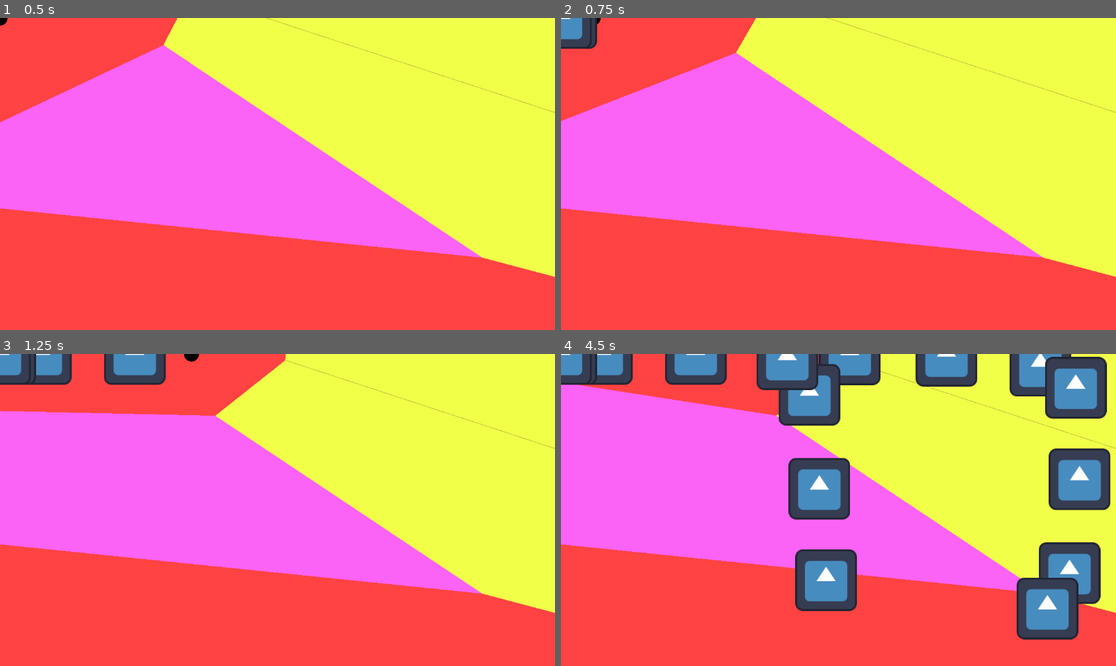
Above: before the commit, frames 1-4 (two rows, left to right).
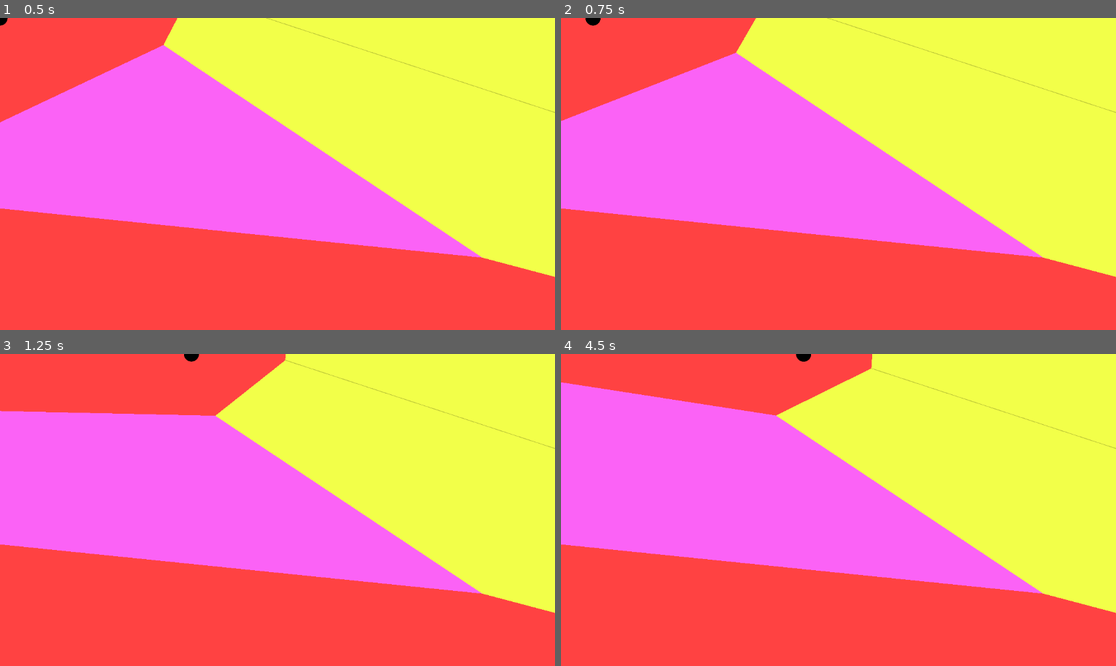
Above: after the commit, the same moments.

Repository: ProgrammingParadox/voronoi-game
Game: Godot game, scene res://node_2d.tscn
Same seed, same stepped clock (60 frames per second), same inputs: the game is played once before the commit and once after it. The engine's default icon, where the game draws it, is replaced by a stand-in: a white triangle on a blue panel in a dark square.
Inputs (mouse positions are in pixels of both pictures, inside the frame that each line leads up to):
- Up to frame 1 (0.5 s): no input
- Up to frame 2 (0.75 s): tap Enter (ui_accept) at 0.5, 0.6 s; move the mouse to (960, 158) at 0.52 s; hold Right (ui_right) from 0.53 s (still down)
- Up to frame 3 (1.25 s): keep holding Right (ui_right); tap Enter (ui_accept) at 0.77, 1.07 s
- Up to frame 4 (4.5 s): move the mouse to (727, 525) at 1.27 s; release Right (ui_right) at 1.28 s; hold Down (ui_down) 1.28-2.03 s; tap Enter (ui_accept) at 1.35, 1.52, 1.82, 2.1, 2.85, 3.02, 3.32, 3.6, 3.77, 4.07, 4.35 s; move the mouse to (894, 441) at 2.02 s; hold Right (ui_right) 2.03-2.78 s; move the mouse to (810, 572) at 2.77 s; hold Up (ui_up) 2.78-3.53 s; move the mouse to (1005, 556) at 3.52 s; hold Left (ui_left) from 3.53 s (still down); move the mouse to (672, 463) at 4.27 s

Frame 1 is identical in both runs. In frame 2, 0.6% of the frame differs, in the area x 0-7%, y 0-11%; in frame 3, 2.4%; in frame 4, 21%, in the area x 0-99%, y 0-92%.

Commit message:
Revert "plant stufdfd"
This reverts commit 3bca422ce6a9a1e47467d289a2de827f6901f0cc.

Diff:
--- a/Pause.tscn
+++ /dev/null
@@ -1,63 +0,0 @@
-[gd_scene load_steps=6 format=3 uid="uid://c50ybxl8h0xv6"]
-
-[ext_resource type="FontFile" path="res://Fonts/futura/futur.ttf" id="1_sn2qd"]
-[ext_resource type="Script" uid="uid://bdyhtrwx6t8aa" path="res://pointer.gd" id="2_2jkrm"]
-[ext_resource type="FontFile" path="res://Fonts/futura/Futura Bold font.ttf" id="2_lg454"]
-
-[sub_resource type="StyleBoxEmpty" id="StyleBoxEmpty_sn2qd"]
-
-[sub_resource type="StyleBoxTexture" id="StyleBoxTexture_sn2qd"]
-
-[node name="Node2D" type="Node2D"]
-
-[node name="Label" type="Label" parent="."]
-offset_left = 415.0
-offset_top = 112.0
-offset_right = 478.0
-offset_bottom = 204.0
-theme_override_fonts/font = ExtResource("2_lg454")
-theme_override_font_sizes/font_size = 76
-text = ">"
-script = ExtResource("2_2jkrm")
-
-[node name="VBoxContainer" type="VBoxContainer" parent="."]
-custom_minimum_size = Vector2(9, 0)
-offset_left = 478.0
-offset_top = 129.0
-offset_right = 720.0
-offset_bottom = 374.0
-size_flags_horizontal = 4
-size_flags_vertical = 4
-theme_override_constants/separation = 52
-metadata/_edit_group_ = true
-
-[node name="Thing1" type="Button" parent="VBoxContainer"]
-layout_mode = 2
-theme_override_fonts/font = ExtResource("1_sn2qd")
-theme_override_font_sizes/font_size = 70
-theme_override_styles/focus = SubResource("StyleBoxEmpty_sn2qd")
-theme_override_styles/hover_pressed_mirrored = SubResource("StyleBoxTexture_sn2qd")
-text = "thing1"
-flat = true
-
-[node name="Thing2" type="Button" parent="VBoxContainer"]
-layout_mode = 2
-theme_override_fonts/font = ExtResource("1_sn2qd")
-theme_override_font_sizes/font_size = 70
-theme_override_styles/focus = SubResource("StyleBoxEmpty_sn2qd")
-theme_override_styles/hover_pressed_mirrored = SubResource("StyleBoxTexture_sn2qd")
-text = "thing2"
-flat = true
-
-[node name="Thing3" type="Button" parent="VBoxContainer"]
-layout_mode = 2
-theme_override_fonts/font = ExtResource("1_sn2qd")
-theme_override_font_sizes/font_size = 70
-theme_override_styles/focus = SubResource("StyleBoxEmpty_sn2qd")
-theme_override_styles/hover_pressed_mirrored = SubResource("StyleBoxTexture_sn2qd")
-text = "thing3"
-flat = true
-
-[connection signal="mouse_entered" from="VBoxContainer/Thing1" to="Label" method="_on_thing_1_mouse_entered"]
-[connection signal="mouse_entered" from="VBoxContainer/Thing2" to="Label" method="_on_thing_2_mouse_entered"]
-[connection signal="mouse_entered" from="VBoxContainer/Thing3" to="Label" method="_on_thing_3_mouse_entered"]
--- a/animated_sprite_2d.gd
+++ b/animated_sprite_2d.gd
@@ -2,8 +2,6 @@
 
 @export var speed = 400
 @export var acceleration: float = 1.0;
-
-@export var seed_tscn : PackedScene
 
 var screen_size
 
@@ -25,11 +23,8 @@
 	if Input.is_action_pressed("ui_up"):
 		velocity.y += -acceleration
 
-	if Input.is_action_just_pressed("ui_accept"):
-		var new_seed = seed_tscn.instantiate()
-		add_sibling(new_seed)
-		new_seed.position = self.position
 
+	#
 
 	position += velocity * speed * delta
 
--- a/node_2d.tscn
+++ b/node_2d.tscn
@@ -1,10 +1,9 @@
-[gd_scene load_steps=9 format=3 uid="uid://og27vauvhwyp"]
+[gd_scene load_steps=8 format=3 uid="uid://og27vauvhwyp"]
 
 [ext_resource type="Texture2D" uid="uid://dq7lwem33alvc" path="res://circle.svg" id="1_0hol4"]
 [ext_resource type="Script" uid="uid://dgmkjvv55hhvw" path="res://animated_sprite_2d.gd" id="2_epypp"]
 [ext_resource type="Shader" uid="uid://31ww3j04rdyb" path="res://testing.gdshader" id="3_0hol4"]
 [ext_resource type="Script" uid="uid://chnkqismhkqxo" path="res://voronoi.gd" id="3_epypp"]
-[ext_resource type="PackedScene" uid="uid://d2dyag2gq3tbm" path="res://seed.tscn" id="4_q6r6c"]
 
 [sub_resource type="ShaderMaterial" id="ShaderMaterial_q6r6c"]
 shader = ExtResource("3_0hol4")
@@ -45,7 +44,6 @@
 script = ExtResource("2_epypp")
 speed = 800
 acceleration = 0.09
-seed_tscn = ExtResource("4_q6r6c")
 
 [node name="AnimatedSprite2D" type="AnimatedSprite2D" parent="Player"]
 scale = Vector2(0.245, 0.245)
--- a/pointer.gd
+++ /dev/null
@@ -1,34 +0,0 @@
-extends Label
-
-@onready var thing1 = $"../VBoxContainer/Thing1"
-@onready var thing2 = $"../VBoxContainer/Thing2"
-@onready var thing3 = $"../VBoxContainer/Thing3"
-
-
-var offset = Vector2(-90,-10)
-var timer := 0.0
-# Called when the node enters the scene tree for the first time.
-func _ready() -> void:
-	position = thing1.global_position + offset
-
-
-# Called every frame. 'delta' is the elapsed time since the previous frame.
-func _process(delta: float) -> void:
-	timer += 0.1
-	self.position.x += sin(timer)
-	if Input.is_action_just_pressed("space"):
-		var new_seed = seed_tscn.instantiate()
-
-
-func _on_thing_1_mouse_entered() -> void:
-	if !(position.y == thing1.global_position.y-10):
-		position = thing1.global_position + offset
-
-
-func _on_thing_2_mouse_entered() -> void:
-	if !(position.y == thing2.global_position.y-10):
-		position = thing2.global_position + offset
-
-func _on_thing_3_mouse_entered() -> void:
-	if !(position.y == thing3.global_position.y-10):
-		position = thing3.global_position + offset
--- a/seed.tscn
+++ /dev/null
@@ -1,9 +0,0 @@
-[gd_scene load_steps=2 format=3 uid="uid://d2dyag2gq3tbm"]
-
-[ext_resource type="Texture2D" uid="uid://boqlu7srkn0o8" path="res://icon.svg" id="1_a1cqr"]
-
-[node name="Seed" type="Node2D"]
-
-[node name="Sprite2D" type="Sprite2D" parent="."]
-z_index = 5
-texture = ExtResource("1_a1cqr")
Not shown, removed: pointer.gd.uid
